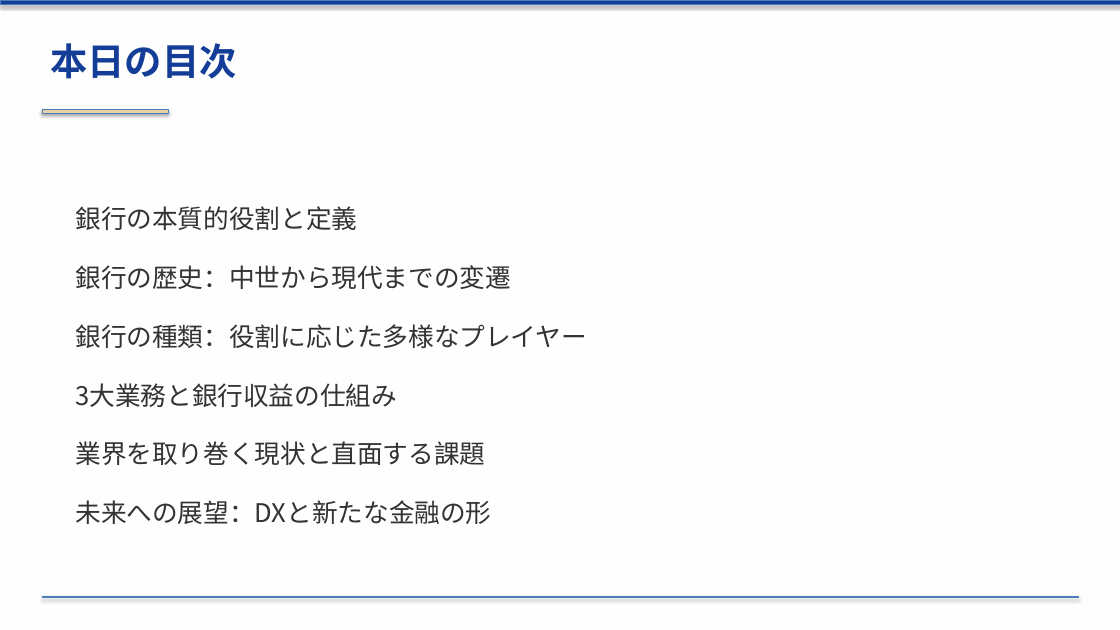
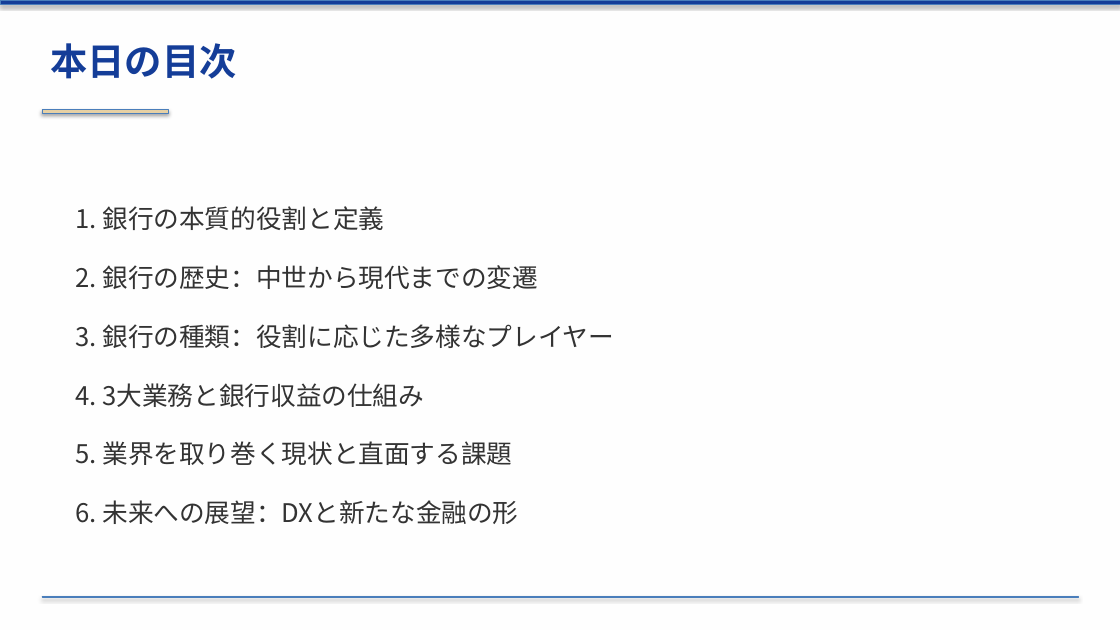
Before and after one commit to xilicrysta/bank-pptx, a slide deck: slide 2 of bank_industry_presentation.pptx. Drawn at 1120x630 pixels with LibreOffice and Linux fonts; fonts in the diff are those of the drawing. Boxes give left, top, right and bottom in pixels: in the first picture for what was removed or moved away, otherwise in the second. Text is boxed around its words. In the diff, an @@ line names an element or a change of style, - is before the commit and + after.

```diff
--- a/bank_industry_presentation.pptx
+++ b/bank_industry_presentation.pptx
@@ text at (75, 206, 615, 524): text changed @@
-銀行の本質的役割と定義
-銀行の歴史：中世から現代までの変遷
-銀行の種類：役割に応じた多様なプレイヤー
-3大業務と銀行収益の仕組み
-業界を取り巻く現状と直面する課題
-未来への展望：DXと新たな金融の形
+1. 銀行の本質的役割と定義
+2. 銀行の歴史：中世から現代までの変遷
+3. 銀行の種類：役割に応じた多様なプレイヤー
+4. 3大業務と銀行収益の仕組み
+5. 業界を取り巻く現状と直面する課題
+6. 未来への展望：DXと新たな金融の形
```
Also in this commit, not shown: 6 other slides changed, 1 other file.
